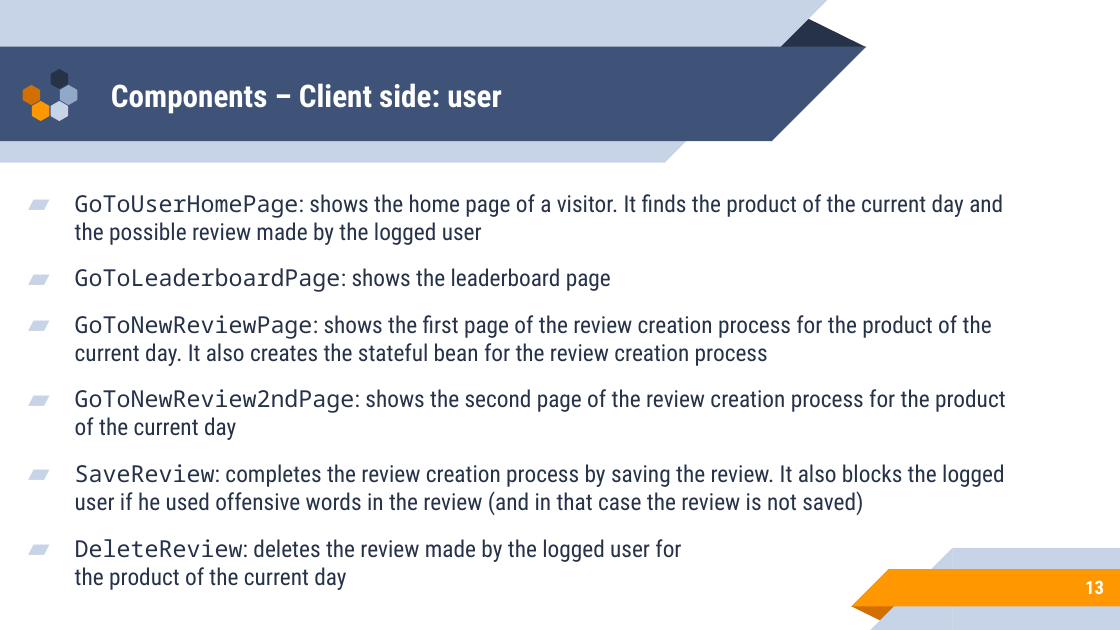
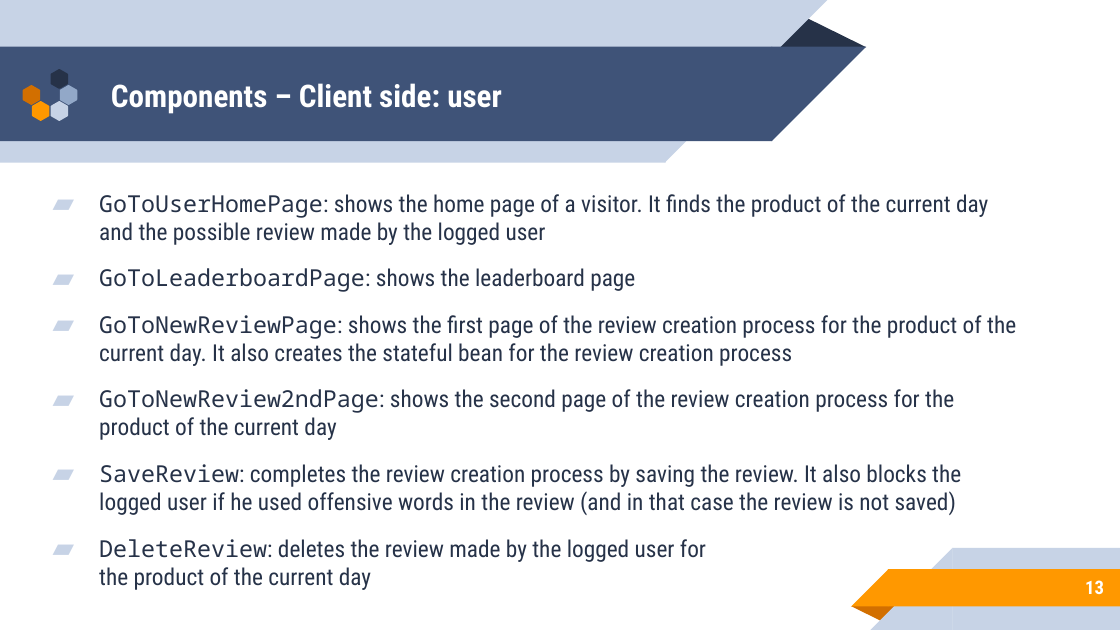
Before and after one commit to Sbi98/DB2Project, a slide deck: slide 13 of DB2 Presentation.pptx. Drawn at 1120x630 pixels with LibreOffice and Linux fonts; fonts in the diff are those of the drawing. Boxes give left, top, right and bottom in pixels: in the first picture for what was removed or moved away, otherwise in the second. Text is boxed around its words. In the diff, an @@ line names an element or a change of style, - is before the commit and + after.

```diff
--- a/DB2 Presentation.pptx
+++ b/DB2 Presentation.pptx
@@ text "GoToUserHomePage: shows the home page ..." rewrapped from <box>75,194,1006,590</box> to <box>99,194,1016,590</box> @@
```
Also in this commit, not shown: 1 other slide changed, 14 other files.
